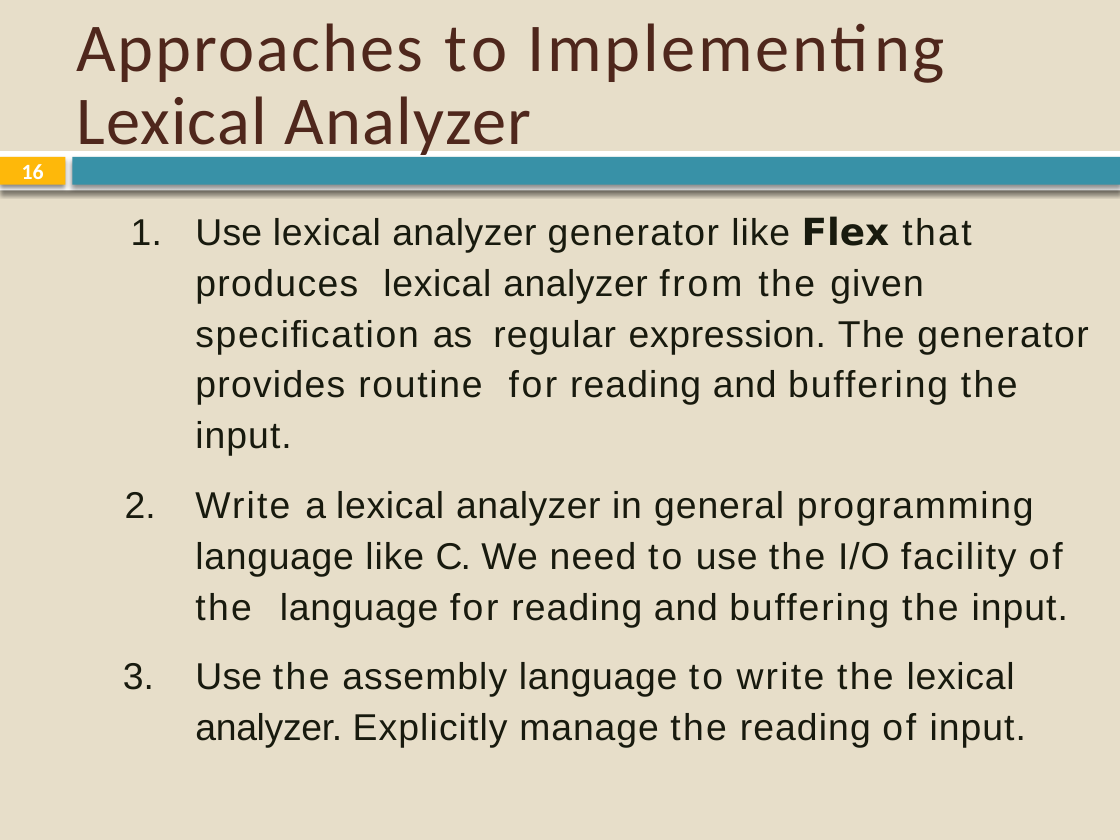
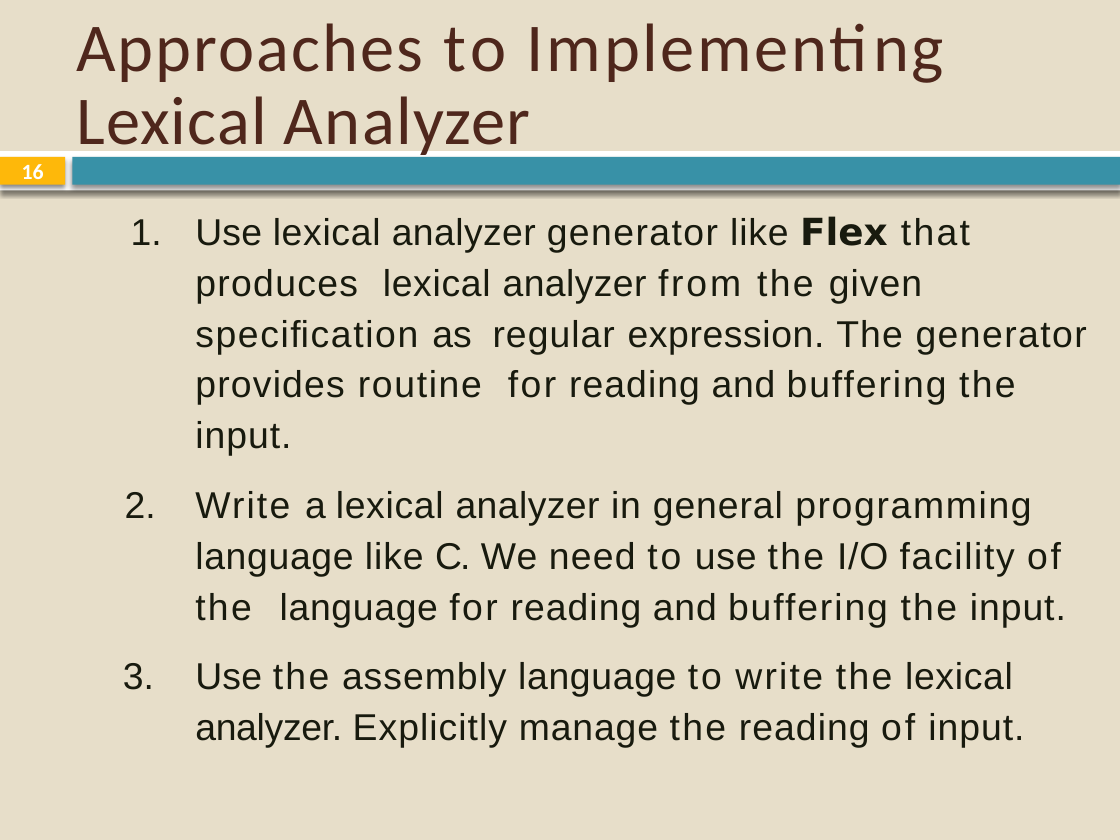
Before and after one commit to sabin-thapa/KUCE18-Sem7, a slide deck: slide 16 of Compiler Design/CE/2. Lexical Analysis.pptx. Drawn at 1120x840 pixels with LibreOffice and Linux fonts; fonts in the diff are those of the drawing. Boxes give left, top, right and bottom in pixels: in the first picture for what was removed or moved away, otherwise in the second. Text is boxed around its words. In the diff, an @@ line names an element or a change of style, - is before the commit and + after.

```diff
--- a/Compiler Design/CE/2. Lexical Analysis.pptx
+++ b/Compiler Design/CE/2. Lexical Analysis.pptx
@@ text at [195, 216, 1087, 748]: letter spacing 0.2 to 0.1 pt in "Use", "Use"; letter spacing 1 to 0.9 pt in "generator generator"; letter spacing 1.6 to 1.5 pt in "that"; letter spacing 1.5 to 1.4 pt in "write" @@
```
Also in this commit, not shown: 79 other slides changed, 14 other files.
